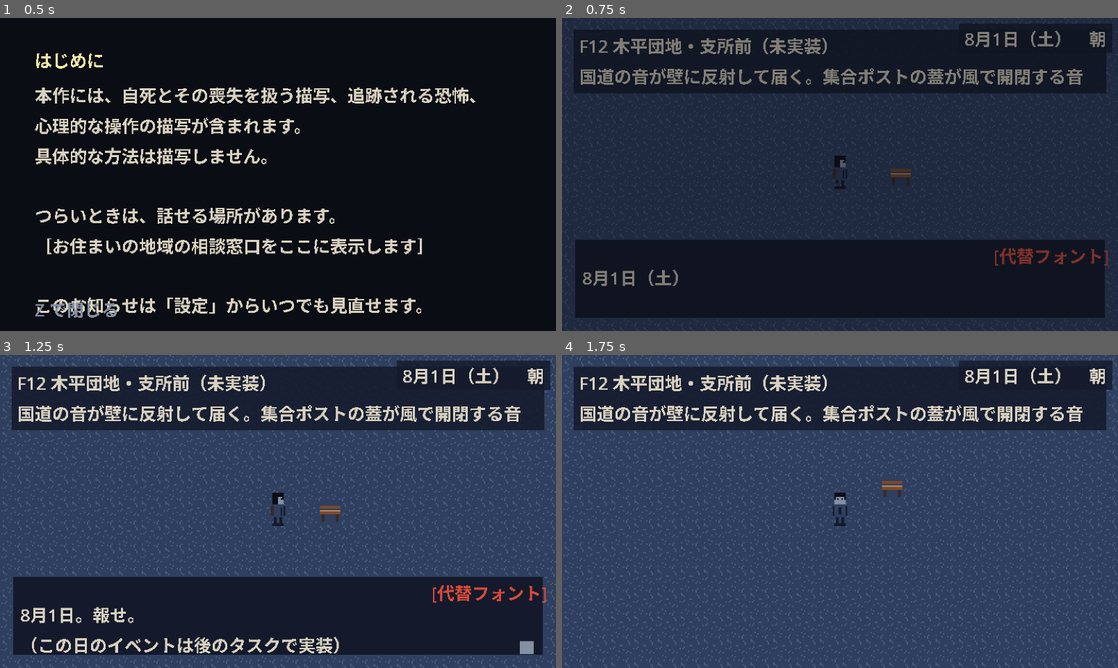
Above: before the commit, frames 1-4 (two rows, left to right).
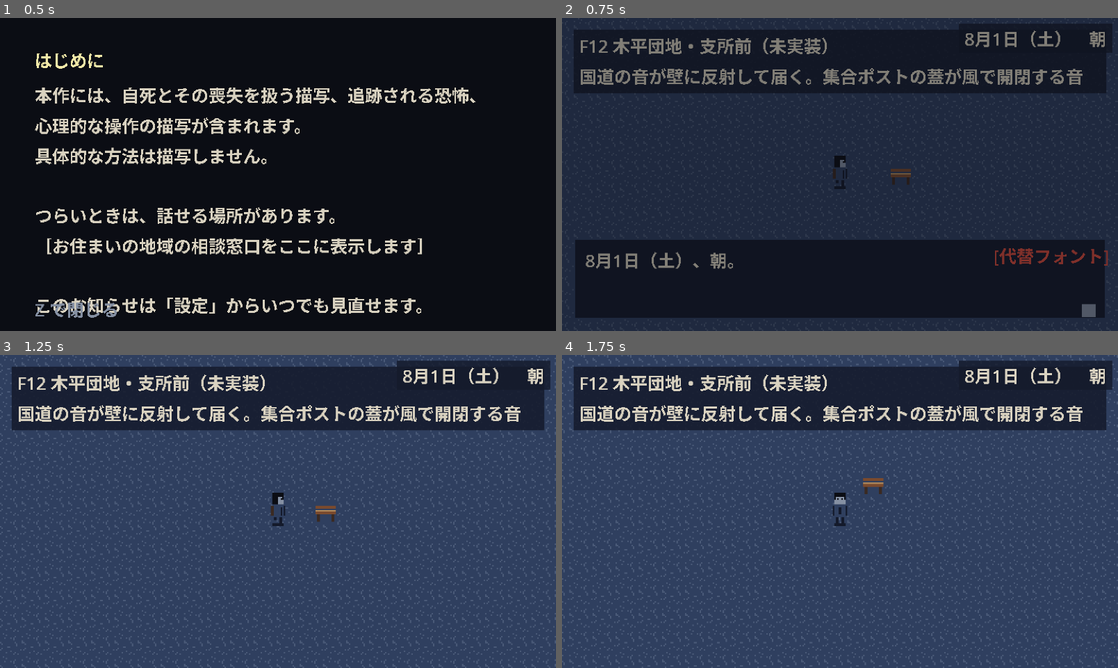
Above: after the commit, the same moments.

Repository: kijima-masaru/Ano-natsu-no-hyaku-ki-yak-
Game: Godot game, scene res://scenes/ui/title.tscn
Two runs of this game, one before a commit and one after it. Both use one fixed random seed, a clock stepped at 60 frames per second and the inputs below.
Inputs:
- Up to frame 1 (0.5 s): no input
- Up to frame 2 (0.75 s): tap Enter (ui_accept) at 0.5 s; hold D (move_right) from 0.53 s (still down); hold Z (interact) from 0.53 s (still down)
- Up to frame 3 (1.25 s): keep holding D (move_right); keep holding Z (interact); tap Enter (ui_accept) at 0.77, 0.8, 1.07 s
- Up to frame 4 (1.75 s): release D (move_right) at 1.28 s; release Z (interact) at 1.28 s; hold S (move_down) from 1.28 s (still down); tap Enter (ui_accept) at 1.35, 1.52 s; tap Z (interact) at 1.55 s

Frame 1 is identical in both runs. In frame 2, 0.8% of the frame differs, in the area x 3-96%, y 74-96%; in frame 3, 31%, in the area x 0-100%, y 0-100%; in frame 4, 10%.
Error in both runs: Cannot call method 'set_input_as_handled' on a null value. (res://scripts/ui/menu_list.gd:65)

Commit message:
feat(dialogue): 禁則処理付きの会話ウィンドウで簡易メッセージウィンドウを置き換え
- TextLayout: 行頭禁則・行末禁則・分離禁止（ぶら下げ最大 2 文字）で等幅 28 文字に折り返し、2 行ずつページ化
- DialogueWindow: 1 文字ずつ表示／送り／全文即時（interact: 全文→次頁→閉じる、cancel: 全文）
- 話者名枠（モノローグは非表示）、話者ごとの文字色・速度（MessageEntry）、設定の文字送り速度・一括表示を反映
- 選択肢 show_choice → choice_made。キーボード／パッド両対応（MenuList）
- 旧 message_window を削除。show_message / closed の互換 API は維持

Co-Authored-By: Claude Fable 5.1 <noreply@anthropic.com>
Claude-Session: https://claude.ai/code/session_012m8V77zujmRXRRP5JutGJS

Diff:
--- /dev/null
+++ b/scenes/ui/dialogue_window.tscn
@@ -0,0 +1,73 @@
+[gd_scene load_steps=3 format=3]
+
+[ext_resource type="Script" path="res://scripts/ui/dialogue_window.gd" id="1_dialogue"]
+[ext_resource type="Script" path="res://scripts/ui/menu_list.gd" id="2_menu_list"]
+
+[node name="DialogueWindow" type="Control"]
+layout_mode = 3
+anchors_preset = 15
+anchor_right = 1.0
+anchor_bottom = 1.0
+mouse_filter = 2
+script = ExtResource("1_dialogue")
+
+[node name="NameBox" type="Panel" parent="."]
+layout_mode = 0
+offset_left = 8.0
+offset_top = 138.0
+offset_right = 88.0
+offset_bottom = 153.0
+mouse_filter = 2
+
+[node name="Name" type="Label" parent="NameBox"]
+layout_mode = 0
+offset_left = 6.0
+offset_top = 1.0
+offset_right = 78.0
+offset_bottom = 14.0
+
+[node name="Panel" type="Panel" parent="."]
+layout_mode = 0
+offset_left = 8.0
+offset_top = 152.0
+offset_right = 376.0
+offset_bottom = 208.0
+mouse_filter = 2
+
+[node name="Body" type="Label" parent="Panel"]
+layout_mode = 0
+offset_left = 8.0
+offset_top = 6.0
+offset_right = 356.0
+offset_bottom = 50.0
+
+[node name="Hint" type="Label" parent="Panel"]
+layout_mode = 0
+offset_left = 350.0
+offset_top = 40.0
+offset_right = 364.0
+offset_bottom = 54.0
+text = "▼"
+
+[node name="FontNote" type="Label" parent="Panel"]
+layout_mode = 0
+offset_left = 290.0
+offset_top = 3.0
+offset_right = 364.0
+offset_bottom = 17.0
+
+[node name="ChoicePanel" type="Panel" parent="."]
+layout_mode = 0
+offset_left = 200.0
+offset_top = 96.0
+offset_right = 376.0
+offset_bottom = 150.0
+mouse_filter = 2
+
+[node name="List" type="VBoxContainer" parent="ChoicePanel"]
+layout_mode = 0
+offset_left = 6.0
+offset_top = 4.0
+offset_right = 170.0
+offset_bottom = 50.0
+script = ExtResource("2_menu_list")
--- a/scenes/ui/message_window.tscn
+++ /dev/null
@@ -1,48 +0,0 @@
-[gd_scene load_steps=2 format=3]
-
-[ext_resource type="Script" path="res://scripts/ui/message_window.gd" id="1_message_window"]
-
-[node name="MessageWindow" type="Control"]
-layout_mode = 3
-anchors_preset = 15
-anchor_right = 1.0
-anchor_bottom = 1.0
-mouse_filter = 2
-script = ExtResource("1_message_window")
-
-[node name="Panel" type="Panel" parent="."]
-layout_mode = 0
-offset_left = 8.0
-offset_top = 152.0
-offset_right = 376.0
-offset_bottom = 208.0
-mouse_filter = 2
-
-[node name="Title" type="Label" parent="Panel"]
-layout_mode = 0
-offset_left = 6.0
-offset_top = 3.0
-offset_right = 300.0
-offset_bottom = 17.0
-
-[node name="Body" type="Label" parent="Panel"]
-layout_mode = 0
-offset_left = 6.0
-offset_top = 18.0
-offset_right = 356.0
-offset_bottom = 50.0
-
-[node name="Hint" type="Label" parent="Panel"]
-layout_mode = 0
-offset_left = 350.0
-offset_top = 40.0
-offset_right = 364.0
-offset_bottom = 54.0
-text = "▼"
-
-[node name="FontNote" type="Label" parent="Panel"]
-layout_mode = 0
-offset_left = 290.0
-offset_top = 3.0
-offset_right = 364.0
-offset_bottom = 17.0
--- a/scripts/main.gd
+++ b/scripts/main.gd
@@ -2,7 +2,7 @@
 ## エントリポイント。ワールドのルートを SceneRouter に登録し、GameState の現在フィールドを開く。
 ## メッセージウィンドウを UI 層に載せ、フィールドの調べ物と施錠通知を表示する。
 
-const MESSAGE_WINDOW_SCENE: PackedScene = preload("res://scenes/ui/message_window.tscn")
+const MESSAGE_WINDOW_SCENE: PackedScene = preload("res://scenes/ui/dialogue_window.tscn")
 const DATE_HUD_SCENE: PackedScene = preload("res://scenes/ui/date_hud.tscn")
 const SLOT_MENU_SCENE: PackedScene = preload("res://scenes/ui/slot_menu.tscn")
 const TITLE_SCENE: String = "res://scenes/ui/title.tscn"
--- /dev/null
+++ b/scripts/ui/dialogue_window.gd
@@ -0,0 +1,194 @@
+extends Control
+## 会話ウィンドウ（本実装）。ステップ2の簡易メッセージウィンドウを置き換える。
+## - 1 文字ずつ表示、送り、全文即時表示（interact で全文→次頁→閉じる、cancel で全文）
+## - 禁則処理付きの自動ページング（TextLayout）
+## - 話者名の表示枠。話者なしのモノローグは名前枠を隠す
+## - 話者ごとの文字色・文字送り速度（MessageEntry の color_index / speed）
+## - 選択肢（show_choice）と結果通知。キーボード／ゲームパッド両対応
+## - 文字送り速度と一括表示は SaveManager の設定から読む
+## 互換 API：show_message(title, text) / signal closed（旧 MessageWindow と同じ）
+
+signal opened
+signal closed
+signal choice_made(index: int)
+
+const FONT_PATH: String = "res://resources/fonts/PixelMplus12-Regular.ttf"
+const FONT_SIZE: int = 12
+const LINE_CHARS: int = 28
+const LINES_PER_PAGE: int = 2
+const BASE_CHARS_PER_SECOND: float = 30.0
+## 設定 text_speed（0〜1）を倍率に変換する範囲
+const SPEED_MIN: float = 0.5
+const SPEED_MAX: float = 2.5
+
+var is_open: bool = false
+var is_choosing: bool = false
+
+var _pages: PackedStringArray = PackedStringArray()
+var _page_index: int = 0
+var _visible_chars: float = 0.0
+var _cps: float = BASE_CHARS_PER_SECOND
+var _font: Font = null
+var _using_fallback_font: bool = false
+var _pending_choices: PackedStringArray = PackedStringArray()
+
+@onready var _panel: Panel = $Panel
+@onready var _name_box: Panel = $NameBox
+@onready var _name_label: Label = $NameBox/Name
+@onready var _body: Label = $Panel/Body
+@onready var _hint: Label = $Panel/Hint
+@onready var _font_note: Label = $Panel/FontNote
+@onready var _choice_panel: Panel = $ChoicePanel
+@onready var _choices: MenuList = $ChoicePanel/List
+
+
+func _ready() -> void:
+	_setup_font()
+	_apply_theme()
+	_choices.activated.connect(_on_choice_activated)
+	hide()
+	_choice_panel.hide()
+	set_process(false)
+
+
+## 旧 API。話者名と本文を直接渡す（既定の色・速度）
+func show_message(title: String, text: String) -> void:
+	_open(title, text, Palette.UI_TEXT, 1.0)
+
+
+## 解決済みメッセージを話者の色・速度で表示する
+func show_entry(entry: MessageEntry) -> void:
+	_open(entry.speaker_name, entry.text, entry.color_index, entry.speed)
+
+
+## 選択肢を出す。閉じると choice_made(index) を発火（本文が開いていれば先に読み終えてから）
+func show_choice(options: PackedStringArray) -> void:
+	_pending_choices = options.duplicate()
+	if not is_open:
+		_present_choices()
+
+
+func close() -> void:
+	if not is_open:
+		return
+	is_open = false
+	hide()
+	set_process(false)
+	closed.emit()
+
+
+func _open(speaker_name: String, text: String, color_index: int, speed: float) -> void:
+	_pages = TextLayout.paginate(text, LINE_CHARS, LINES_PER_PAGE)
+	_page_index = 0
+	_name_label.text = speaker_name
+	_name_box.visible = not speaker_name.is_empty()
+	_body.add_theme_color_override("font_color", Palette.get_color(color_index))
+	var setting: float = clampf(float(SaveManager.get_setting("text_speed")), 0.0, 1.0)
+	_cps = BASE_CHARS_PER_SECOND * speed * lerpf(SPEED_MIN, SPEED_MAX, setting)
+	_show_page()
+	is_open = true
+	show()
+	set_process(true)
+	opened.emit()
+
+
+func _show_page() -> void:
+	_body.text = _pages[_page_index]
+	_visible_chars = 0.0
+	if bool(SaveManager.get_setting("instant_text")):
+		_reveal_all()
+	else:
+		_body.visible_characters = 0
+		_hint.visible = false
+	_hint.text = "▼" if _page_index < _pages.size() - 1 else "■"
+
+
+func _reveal_all() -> void:
+	_body.visible_characters = -1
+	_hint.visible = true
+
+
+func _process(delta: float) -> void:
+	if _body.visible_characters < 0:
+		return
+	_visible_chars += _cps * delta
+	_body.visible_characters = mini(int(_visible_chars), _body.text.length())
+	if _body.visible_characters >= _body.text.length():
+		_reveal_all()
+
+
+func _unhandled_input(event: InputEvent) -> void:
+	if not is_open or is_choosing:
+		return
+	var advance: bool = event.is_action_pressed("interact") or event.is_action_pressed("ui_accept")
+	var skip: bool = event.is_action_pressed("cancel") or event.is_action_pressed("ui_cancel")
+	if not (advance or skip):
+		return
+	get_viewport().set_input_as_handled()
+	if _body.visible_characters >= 0:
+		_reveal_all()
+		return
+	if skip:
+		# 残りページを全文表示で送る
+		_page_index = _pages.size() - 1
+		_body.text = _pages[_page_index]
+		_reveal_all()
+		return
+	if _page_index < _pages.size() - 1:
+		_page_index += 1
+		_show_page()
+	elif not _pending_choices.is_empty():
+		_present_choices()
+	else:
+		close()
+
+
+func _present_choices() -> void:
+	is_choosing = true
+	var items: Array[Dictionary] = []
+	for i: int in _pending_choices.size():
+		items.append({"id": str(i), "text": _pending_choices[i]})
+	_choices.set_items(items)
+	_choice_panel.visible = true
+	_hint.visible = false
+
+
+func _on_choice_activated(index: int, _id: String) -> void:
+	_pending_choices.clear()
+	_choice_panel.visible = false
+	is_choosing = false
+	choice_made.emit(index)
+	close()
+
+
+func _setup_font() -> void:
+	if ResourceLoader.exists(FONT_PATH):
+		var font_file: FontFile = load(FONT_PATH) as FontFile
+		if font_file != null:
+			font_file.antialiasing = TextServer.FONT_ANTIALIASING_NONE
+			font_file.hinting = TextServer.HINTING_NONE
+			font_file.subpixel_positioning = TextServer.SUBPIXEL_POSITIONING_DISABLED
+			_font = font_file
+			return
+		push_error("DialogueWindow: %s を FontFile として読み込めません" % FONT_PATH)
+	else:
+		push_warning("DialogueWindow: PixelMplus12 が %s に無いため代替フォントで表示します（resources/fonts/README.md）" % FONT_PATH)
+	_font = ThemeDB.fallback_font
+	_using_fallback_font = true
+
+
+func _apply_theme() -> void:
+	for panel: Panel in [_panel, _name_box, _choice_panel]:
+		var style: StyleBoxFlat = StyleBoxFlat.new()
+		style.bg_color = Palette.get_color(Palette.UI_PANEL)
+		style.border_color = Palette.get_color(Palette.UI_BORDER)
+		style.set_border_width_all(1)
+		panel.add_theme_stylebox_override("panel", style)
+	for label: Label in [_name_label, _body, _hint, _font_note]:
+		label.add_theme_font_override("font", _font)
+		label.add_theme_font_size_override("font_size", FONT_SIZE)
+	_name_label.add_theme_color_override("font_color", Palette.get_color(Palette.UI_ACCENT))
+	_hint.add_theme_color_override("font_color", Palette.get_color(Palette.UI_TEXT_DIM))
+	_font_note.add_theme_color_override("font_color", Palette.get_color(Palette.UI_ALERT))
+	_font_note.visible = _using_fallback_font
+	_font_note.text = "[代替フォント]" if _using_fallback_font else ""
--- a/scripts/ui/message_window.gd
+++ /dev/null
@@ -1,144 +0,0 @@
-extends Control
-## 画面下部の簡易メッセージウィンドウ。PixelMplus12 を想定した固定幅レイアウト。
-## 1 ページ 2 行、1 行は全角 28 文字で手動改行する（等幅前提）。
-## interact / cancel で「全文表示 → 次ページ → 閉じる」。開いている間はプレイヤー入力を止める（Main が制御）。
-## フォントファイルが未配置なら警告し、代替フォントで動作しつつ画面右上に [代替フォント] と示す。
-
-signal opened
-signal closed
-
-const FONT_PATH: String = "res://resources/fonts/PixelMplus12-Regular.ttf"
-const FONT_SIZE: int = 12
-const LINE_CHARS: int = 28
-const LINES_PER_PAGE: int = 2
-const CHARS_PER_SECOND: float = 40.0
-
-var is_open: bool = false
-var _pages: PackedStringArray = PackedStringArray()
-var _page_index: int = 0
-var _visible_chars: float = 0.0
-var _font: Font = null
-var _using_fallback_font: bool = false
-
-@onready var _panel: Panel = $Panel
-@onready var _title: Label = $Panel/Title
-@onready var _body: Label = $Panel/Body
-@onready var _hint: Label = $Panel/Hint
-@onready var _font_note: Label = $Panel/FontNote
-
-
-func _ready() -> void:
-	_setup_font()
-	_apply_theme()
-	hide()
-	set_process(false)
-
-
-## メッセージを表示する。title は空でもよい
-func show_message(title: String, text: String) -> void:
-	_pages = _paginate(text)
-	if _pages.is_empty():
-		_pages.append("")
-	_page_index = 0
-	_title.text = title
-	_title.visible = not title.is_empty()
-	_show_page()
-	is_open = true
-	show()
-	set_process(true)
-	opened.emit()
-
-
-func close() -> void:
-	if not is_open:
-		return
-	is_open = false
-	hide()
-	set_process(false)
-	closed.emit()
-
-
-func _process(delta: float) -> void:
-	if _body.visible_characters < 0:
-		return
-	_visible_chars += CHARS_PER_SECOND * delta
-	_body.visible_characters = mini(int(_visible_chars), _body.text.length())
-	if _body.visible_characters >= _body.text.length():
-		_body.visible_characters = -1
-		_hint.visible = true
-
-
-func _unhandled_input(event: InputEvent) -> void:
-	if not is_open:
-		return
-	if not (event.is_action_pressed("interact") or event.is_action_pressed("cancel")):
-		return
-	get_viewport().set_input_as_handled()
-	if _body.visible_characters >= 0:
-		_body.visible_characters = -1
-		_hint.visible = true
-	elif _page_index < _pages.size() - 1:
-		_page_index += 1
-		_show_page()
-	else:
-		close()
-
-
-func _show_page() -> void:
-	_body.text = _pages[_page_index]
-	_body.visible_characters = 0
-	_visible_chars = 0.0
-	_hint.visible = false
-	_hint.text = "▼" if _page_index < _pages.size() - 1 else "■"
-
-
-## 改行で分け、長い行は LINE_CHARS 文字ごとに折り、LINES_PER_PAGE 行ずつページにする
-func _paginate(text: String) -> PackedStringArray:
-	var lines: PackedStringArray = PackedStringArray()
-	for raw: String in text.split("\n"):
-		var line: String = raw
-		while line.length() > LINE_CHARS:
-			lines.append(line.substr(0, LINE_CHARS))
-			line = line.substr(LINE_CHARS)
-		lines.append(line)
-	var pages: PackedStringArray = PackedStringArray()
-	var i: int = 0
-	while i < lines.size():
-		var chunk: PackedStringArray = lines.slice(i, mini(i + LINES_PER_PAGE, lines.size()))
-		pages.append("\n".join(chunk))
-		i += LINES_PER_PAGE
-	return pages
-
-
-func _setup_font() -> void:
-	if ResourceLoader.exists(FONT_PATH):
-		var font_file: FontFile = load(FONT_PATH) as FontFile
-		if font_file != null:
-			font_file.antialiasing = TextServer.FONT_ANTIALIASING_NONE
-			font_file.hinting = TextServer.HINTING_NONE
-			font_file.subpixel_positioning = TextServer.SUBPIXEL_POSITIONING_DISABLED
-			_font = font_file
-			return
-		push_error("MessageWindow: %s を FontFile として読み込めません" % FONT_PATH)
-	else:
-		push_warning("MessageWindow: PixelMplus12 が %s に無いため代替フォントで表示します（resources/fonts/README.md 参照）" % FONT_PATH)
-	_font = ThemeDB.fallback_font
-	_using_fallback_font = true
-
-
-## 色・フォントは Palette と _font からだけ与える（.tscn に色を書かない）
-func _apply_theme() -> void:
-	var style: StyleBoxFlat = StyleBoxFlat.new()
-	style.bg_color = Palette.get_color(Palette.UI_PANEL)
-	style.border_color = Palette.get_color(Palette.UI_BORDER)
-	style.set_border_width_all(1)
-	_panel.add_theme_stylebox_override("panel", style)
-	for label: Label in [_title, _body, _hint, _font_note]:
-		label.add_theme_font_override("font", _font)
-		label.add_theme_font_size_override("font_size", FONT_SIZE)
-	_title.add_theme_color_override("font_color", Palette.get_color(Palette.UI_ACCENT))
-	_body.add_theme_color_override("font_color", Palette.get_color(Palette.UI_TEXT))
-	_hint.add_theme_color_override("font_color", Palette.get_color(Palette.UI_TEXT_DIM))
-	_font_note.add_theme_color_override("font_color", Palette.get_color(Palette.UI_ALERT))
-	_font_note.visible = _using_fallback_font
-	_font_note.text = "[代替フォント]" if _using_fallback_font else ""
--- a/scripts/ui/settings_menu.gd
+++ b/scripts/ui/settings_menu.gd
@@ -5,18 +5,18 @@
 signal closed()
 
 const FONT_SIZE: int = 12
-## id / 表示名 / 種別（"slider" 0〜1 を 10 段階、"toggle"）
+## id / 種別（"slider" 0〜1 を 10 段階、"toggle"、"action"）。表示名は messages.json の ui_setting_<id>
 const ITEMS: Array[Dictionary] = [
-	{"id": "master_volume", "text": "全体の音量", "kind": "slider"},
-	{"id": "bgm_volume", "text": "音楽", "kind": "slider"},
-	{"id": "se_volume", "text": "効果音", "kind": "slider"},
-	{"id": "ambience_volume", "text": "環境音", "kind": "slider"},
-	{"id": "text_speed", "text": "文字送りの速さ", "kind": "slider"},
-	{"id": "instant_text", "text": "文字を一括表示", "kind": "toggle"},
-	{"id": "brightness", "text": "明るさ", "kind": "slider"},
-	{"id": "debug_overlay", "text": "デバッグ表示", "kind": "toggle"},
-	{"id": "content_notice", "text": "コンテンツに関するお知らせを見る", "kind": "action"},
-	{"id": "back", "text": "もどる", "kind": "action"},
+	{"id": "master_volume", "kind": "slider"},
+	{"id": "bgm_volume", "kind": "slider"},
+	{"id": "se_volume", "kind": "slider"},
+	{"id": "ambience_volume", "kind": "slider"},
+	{"id": "text_speed", "kind": "slider"},
+	{"id": "instant_text", "kind": "toggle"},
+	{"id": "brightness", "kind": "slider"},
+	{"id": "debug_overlay", "kind": "toggle"},
+	{"id": "content_notice", "kind": "action"},
+	{"id": "back", "kind": "action"},
 ]
 const SLIDER_STEP: float = 0.1
 
@@ -31,7 +31,7 @@
 	_panel.color = Palette.with_alpha(Palette.UI_PANEL, 0.95)
 	_title.add_theme_font_size_override("font_size", FONT_SIZE)
 	_title.add_theme_color_override("font_color", Palette.get_color(Palette.UI_ACCENT))
-	_title.text = "設定"
+	_title.text = MessageResolver.text("ui_settings_title")
 	_list.activated.connect(_on_activated)
 	_list.cancelled.connect(func() -> void: closed.emit())
 	_rebuild()
@@ -46,14 +46,15 @@
 
 func _format(item: Dictionary) -> String:
 	var id: String = str(item["id"])
+	var label: String = MessageResolver.text("ui_setting_%s" % id)
 	match str(item["kind"]):
 		"slider":
 			var v: float = float(SaveManager.get_setting(id))
 			var filled: int = roundi(v / SLIDER_STEP)
-			return "%s　%s%s" % [item["text"], "■".repeat(filled), "□".repeat(10 - filled)]
+			return "%s　%s%s" % [label, "■".repeat(filled), "□".repeat(10 - filled)]
 		"toggle":
-			return "%s　%s" % [item["text"], "オン" if bool(SaveManager.get_setting(id)) else "オフ"]
-	return str(item["text"])
+			return "%s　%s" % [label, MessageResolver.text("ui_on" if bool(SaveManager.get_setting(id)) else "ui_off")]
+	return label
 
 
 func _unhandled_input(event: InputEvent) -> void:
--- a/scripts/ui/slot_menu.gd
+++ b/scripts/ui/slot_menu.gd
@@ -27,8 +27,8 @@
 
 func open(new_mode: String) -> void:
 	mode = new_mode
-	_title.text = "どこに記録する？" if mode == "save" else "どこから続ける？"
-	_hint.text = "Z/決定　X/戻る"
+	_title.text = MessageResolver.text("ui_slot_save_title" if mode == "save" else "ui_slot_load_title")
+	_hint.text = MessageResolver.text("ui_hint_confirm_back")
 	var items: Array[Dictionary] = []
 	for slot: int in SavePaths.SLOT_COUNT:
 		if mode == "save" and slot == SavePaths.AUTOSAVE_SLOT:
@@ -38,21 +38,22 @@
 
 
 func _describe(slot: int) -> String:
-	var label: String = SavePaths.slot_label(slot)
+	var label: String = MessageResolver.text("ui_slot_autosave") if slot == SavePaths.AUTOSAVE_SLOT \
+		else MessageResolver.text("ui_slot_n", [str(slot)])
 	if not SaveManager.has_save(slot):
-		return "%s　――" % label
+		return MessageResolver.text("ui_slot_empty", [label])
 	var info: Dictionary = SaveManager.peek(slot)
 	if info.is_empty():
-		return "%s　（読めません）" % label
-	return "%s　%s %s　%s" % [label, Calendar.format_date(int(info["day"])),
-		Calendar.time_label(str(info["time_of_day"])), str(info["field_id"])]
+		return MessageResolver.text("ui_slot_corrupt", [label])
+	return MessageResolver.text("ui_slot_entry", [label, Calendar.format_date(int(info["day"])),
+		Calendar.time_label(str(info["time_of_day"])), str(info["field_id"])])
 
 
 func _on_activated(_index: int, id: String) -> void:
 	var slot: int = int(id)
 	var err: Error = SaveManager.save_game(slot) if mode == "save" else SaveManager.load_game(slot)
 	if err != OK:
-		_hint.text = "記録できませんでした。" if mode == "save" else "このデータは読めません。"
+		_hint.text = MessageResolver.text("ui_slot_save_failed" if mode == "save" else "ui_slot_load_failed")
 		_hint.add_theme_color_override("font_color", Palette.get_color(Palette.UI_ALERT))
 		_list.set_item_text(id, _describe(slot))
 		return
--- /dev/null
+++ b/scripts/ui/text_layout.gd
@@ -0,0 +1,56 @@
+class_name TextLayout
+extends RefCounted
+## 日本語の禁則処理付き行分割。等幅ビットマップフォント（PixelMplus12）前提で文字数ベースに折り返す。
+## - 行頭禁則：句読点・閉じ括弧・長音・小書き文字などを行頭に置かない（前行末にぶら下げる）
+## - 行末禁則：開き括弧を行末に置かない（次行へ送る）
+## - 分離禁止：「……」「――」「!?」などの連続を分けない
+
+## 行頭に置けない文字
+const NO_LINE_START: String = "、。，．・：；？！‼⁇⁈⁉ゝゞヽヾーァィゥェォッャュョヮヵヶぁぃぅぇぉっゃゅょゎ々）］｝〕〉》」』】〙〗〟’”»〜～…‥"
+## 行末に置けない文字
+const NO_LINE_END: String = "（［｛〔〈《「『【〘〖〝‘“«"
+## 前後で分けない文字対
+const INSEPARABLE: PackedStringArray = ["……", "――", "!?", "！？", "‥‥"]
+## ぶら下げで許す最大文字数
+const MAX_HANG: int = 2
+
+
+## 1 段落を max_chars 文字で折り返す（禁則適用）。改行は含めない
+static func wrap_line(text: String, max_chars: int) -> PackedStringArray:
+	var lines: PackedStringArray = PackedStringArray()
+	var rest: String = text
+	while rest.length() > max_chars:
+		var cut: int = max_chars
+		# 分離禁止：切断位置が対の途中なら手前で切る
+		for pair: String in INSEPARABLE:
+			if cut >= 1 and rest.substr(cut - 1, pair.length()) == pair:
+				cut -= 1
+		# 行頭禁則：次行の先頭が禁則文字なら前行末へぶら下げる（最大 MAX_HANG）
+		var hang: int = 0
+		while cut < rest.length() and hang < MAX_HANG and NO_LINE_START.contains(rest[cut]):
+			cut += 1
+			hang += 1
+		# 行末禁則：行末が開き括弧なら次行へ送る（行が空にならない範囲で）
+		while cut > 1 and NO_LINE_END.contains(rest[cut - 1]):
+			cut -= 1
+		if cut <= 0:
+			cut = max_chars
+		lines.append(rest.substr(0, cut))
+		rest = rest.substr(cut)
+	lines.append(rest)
+	return lines
+
+
+## 段落（\n 区切り）ごとに折り返し、lines_per_page 行ずつのページにまとめる
+static func paginate(text: String, max_chars: int, lines_per_page: int) -> PackedStringArray:
+	var lines: PackedStringArray = PackedStringArray()
+	for paragraph: String in text.split("\n"):
+		lines.append_array(wrap_line(paragraph, max_chars))
+	var pages: PackedStringArray = PackedStringArray()
+	var i: int = 0
+	while i < lines.size():
+		pages.append("\n".join(lines.slice(i, mini(i + lines_per_page, lines.size()))))
+		i += lines_per_page
+	if pages.is_empty():
+		pages.append("")
+	return pages
--- a/scripts/ui/title.gd
+++ b/scripts/ui/title.gd
@@ -22,13 +22,13 @@
 	_bg.color = Palette.get_color(Palette.NIGHT_SKY)
 	_title.add_theme_font_size_override("font_size", TITLE_FONT_SIZE)
 	_title.add_theme_color_override("font_color", Palette.get_color(Palette.BONE_WHITE))
-	_title.text = "磐戸町奇譚"
+	_title.text = "磐戸町奇譚"  # 題字は固有名詞として直書きを許容
 	_sub.add_theme_font_size_override("font_size", FONT_SIZE)
 	_sub.add_theme_color_override("font_color", Palette.get_color(Palette.UI_TEXT_DIM))
 	_sub.text = _cleared_marks()
 	_footer.add_theme_font_size_override("font_size", FONT_SIZE)
 	_footer.add_theme_color_override("font_color", Palette.get_color(Palette.UI_TEXT_DIM))
-	_footer.text = "Z/決定　X/戻る"
+	_footer.text = MessageResolver.text("ui_hint_confirm_back")
 	_list.activated.connect(_on_activated)
 	_build_menu()
 	if not bool(SaveManager.system.get("content_notice_seen", false)):
@@ -41,17 +41,17 @@
 		if SaveManager.has_save(slot):
 			has_any = true
 	var items: Array[Dictionary] = [
-		{"id": "new", "text": "はじめる"},
-		{"id": "continue", "text": "つづきから", "disabled": not has_any},
-		{"id": "settings", "text": "設定"},
-		{"id": "quit", "text": "おわる"},
+		{"id": "new", "text": MessageResolver.text("ui_title_new")},
+		{"id": "continue", "text": MessageResolver.text("ui_title_continue"), "disabled": not has_any},
+		{"id": "settings", "text": MessageResolver.text("ui_title_settings")},
+		{"id": "quit", "text": MessageResolver.text("ui_title_quit")},
 	]
 	_list.set_items(items)
 
 
 func _cleared_marks() -> String:
 	var cleared: Array = SaveManager.system.get("cleared_endings", [])
-	return "面 ".repeat(cleared.size()).strip_edges() if not cleared.is_empty() else ""
+	return (MessageResolver.text("ui_cleared_mark") + " ").repeat(cleared.size()).strip_edges() if not cleared.is_empty() else ""
 
 
 func _on_activated(_index: int, id: String) -> void:
